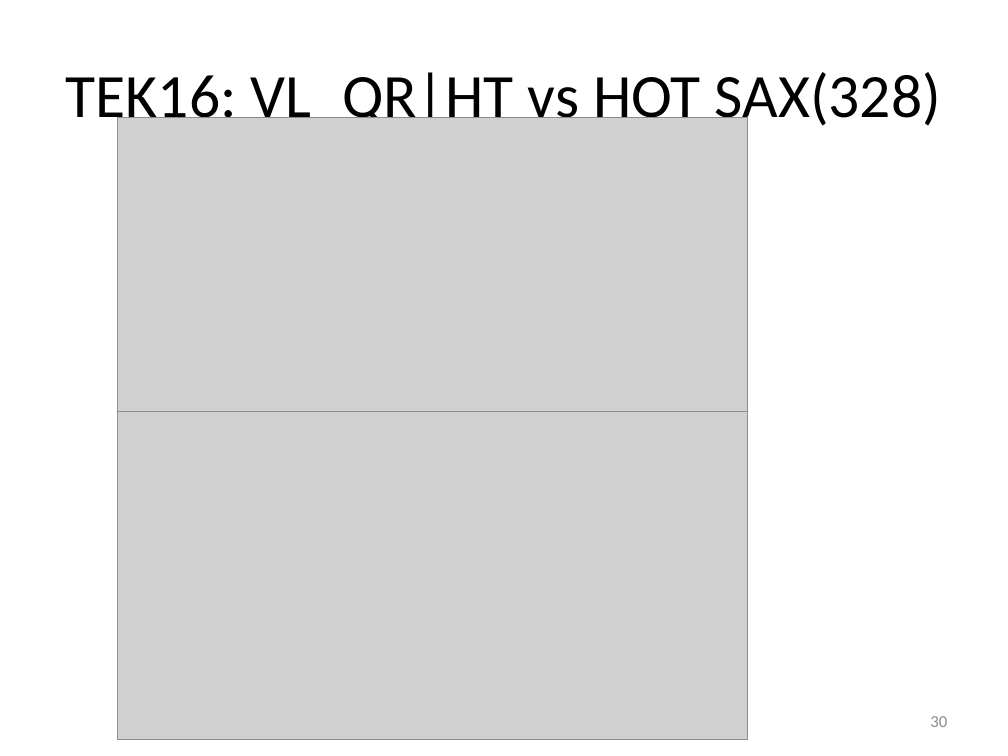
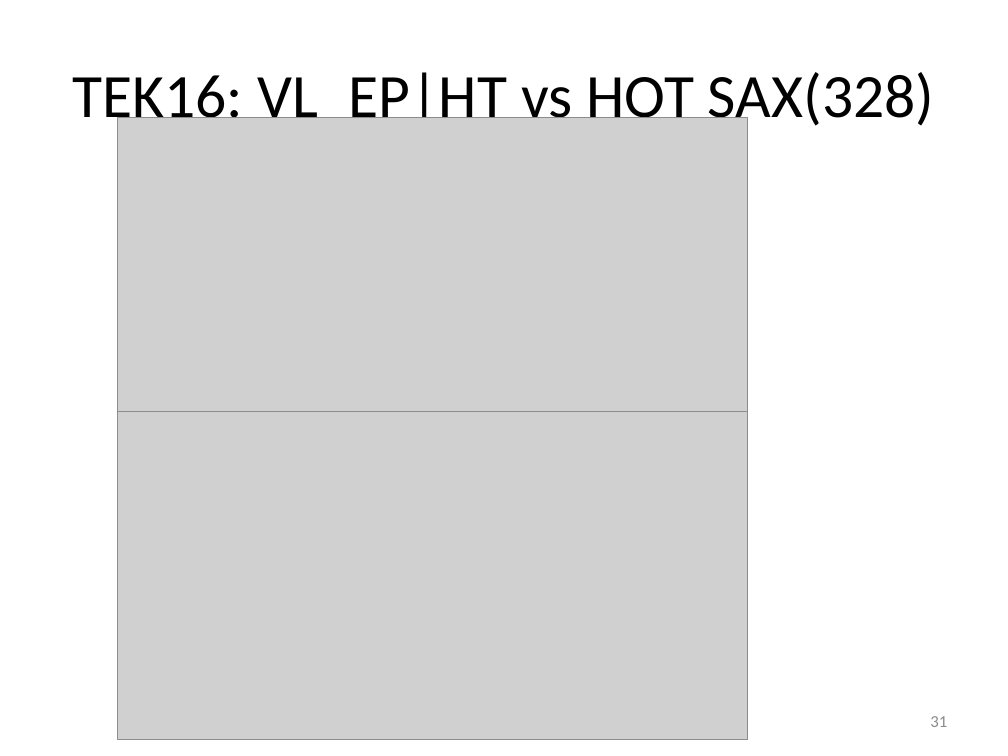
Before and after one commit to vyngo/caohoc-project-name, a slide deck: slide 31 of Report/pre.pptx (slide 30 before the commit). Drawn at 1008x756 pixels with LibreOffice and Linux fonts; fonts in the diff are those of the drawing; grey boxes stand for pictures. Boxes give left, top, right and bottom in pixels: in the first picture for what was removed or moved away, otherwise in the second. Text is boxed around its words. In the diff, an @@ line names an element or a change of style, - is before the commit and + after.

```diff
--- a/Report/pre.pptx
+++ b/Report/pre.pptx
@@ title at (x1=72, y1=72, x2=934, y2=132): text changed @@
-TEK16: VL_QR|HT vs HOT SAX(328)
+TEK16: VL_EP|HT vs HOT SAX(328)
@@ page number at (x1=930, y1=716, x2=947, y2=727): text changed @@
-30
+31
```
Also in this commit, not shown: 4 other slides changed, 2 slides added.
